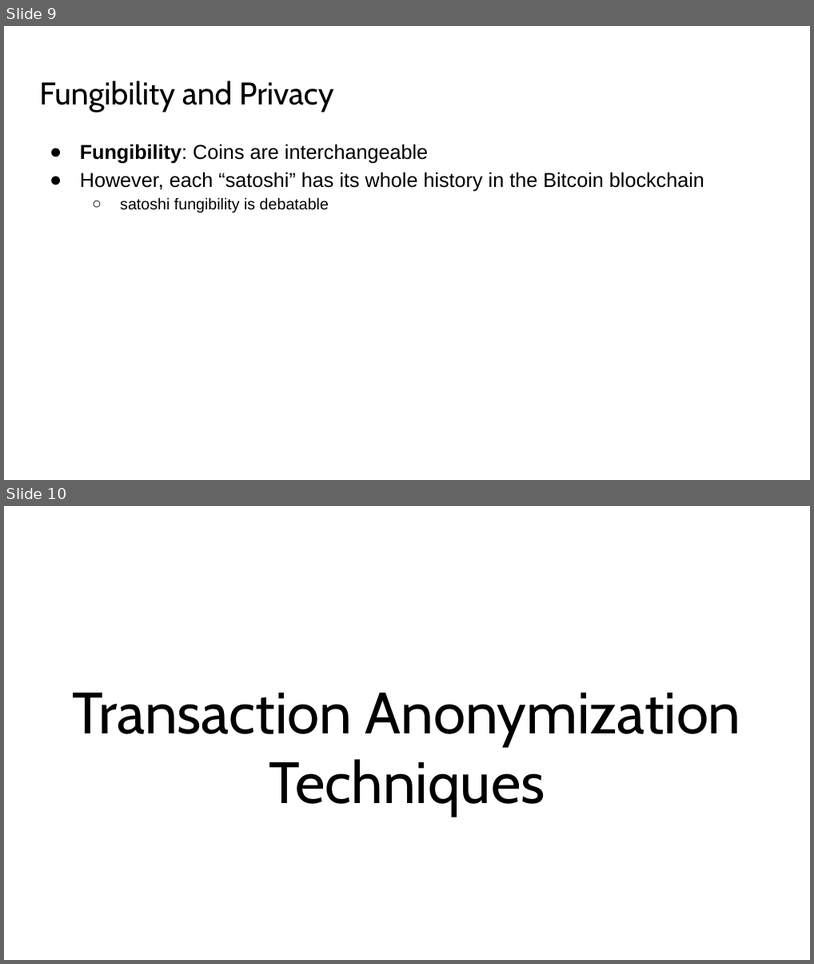
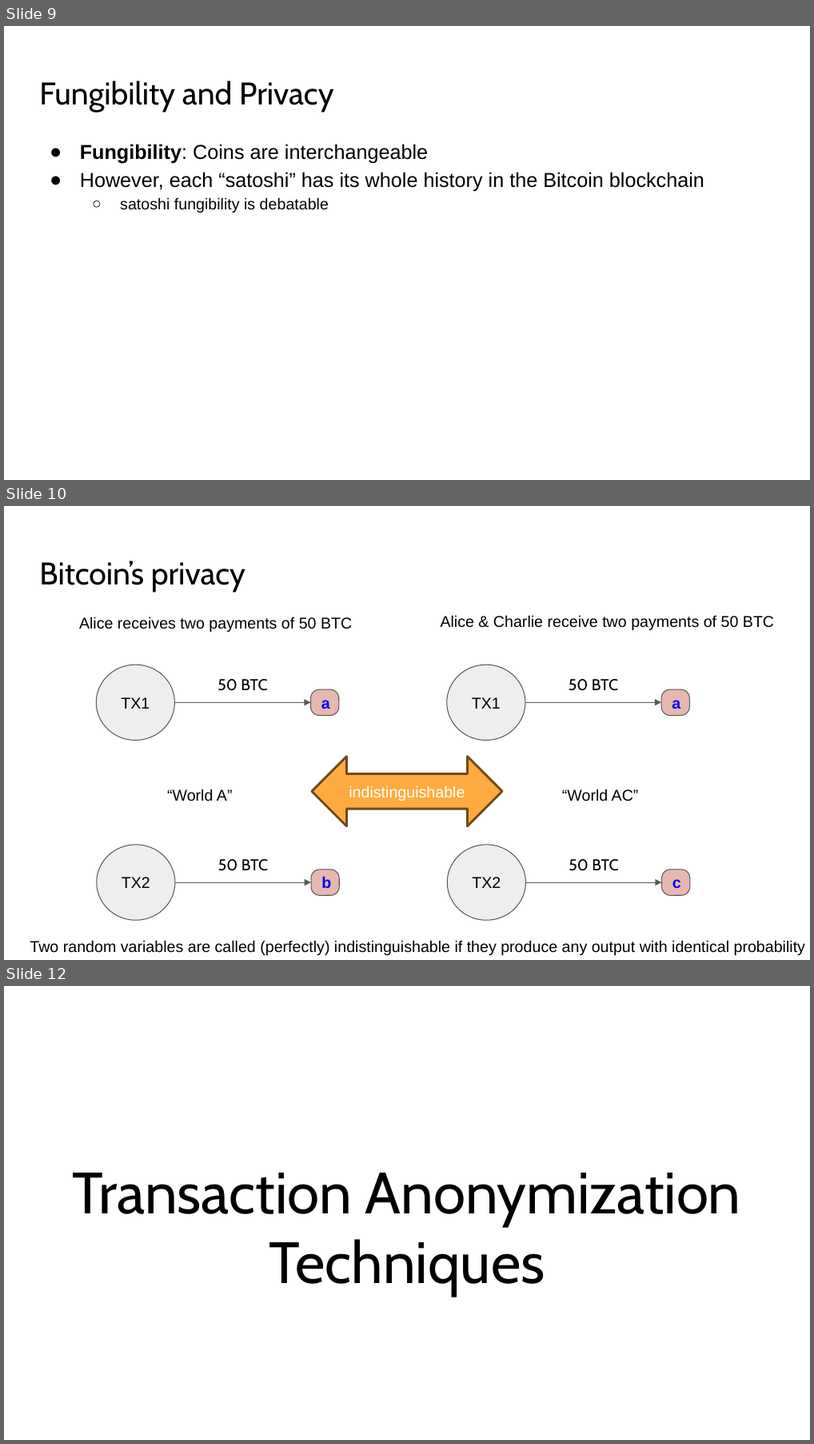
Before and after one commit to solegga/blockchaincourse, a slide deck: BDL2024 - 08 - Anonymity and Privacy, Network Security, Wallets.pptx. Shown one above the other, each under a label of ours: slides 9 and 10 before the commit, slides 9, 10 and 12 after it; the slides between them are not shown. The pictures are 814x964 and 814x1444 pixels, drawn with LibreOffice and Linux fonts; fonts in the diff are those of the drawing. Boxes give left, top, right and bottom in pixels: in the first picture for what was removed or moved away, otherwise in the second. Text is boxed around its words. In the diff, an @@ line names an element or a change of style, - is before the commit and + after.

```diff
--- a/BDL2024 - 08 - Anonymity and Privacy, Network Security, Wallets.pptx
+++ b/BDL2024 - 08 - Anonymity and Privacy, Network Security, Wallets.pptx
@@ slide 10 added at [4, 506, 810, 960], background #FFFFFF @@
@@ title added at [39, 560, 246, 592], 28 pt, text #000000 @@
+Bitcoin’s privacy
@@ text added at [79, 616, 352, 632], 14 pt, text #000000 @@
+Alice receives two payments of 50 BTC
@@ text added at [441, 615, 774, 630], 14 pt, text #000000 @@
+Alice & Charlie receive two payments of 50 BTC
@@ ellipse added at [96, 665, 174, 740], fill #EEEEEE, outline #595959 0.75 pt, 14 pt, text #000000 @@
+TX1
@@ ellipse added at [446, 665, 525, 740], fill #EEEEEE, outline #595959 0.75 pt, 14 pt, text #000000 @@
+TX1
@@ text added at [218, 679, 267, 691], 14 pt, text #000000 @@
+50 BTC
@@ rounded rectangle added at [311, 689, 339, 715], fill #E6B8AF, outline #595959 0.75 pt, 14 pt, text #0000FF, bold @@
+a
@@ text added at [569, 679, 618, 691], 14 pt, text #000000 @@
+50 BTC
@@ rounded rectangle added at [662, 689, 690, 715], fill #E6B8AF, outline #595959 0.75 pt, 14 pt, text #0000FF, bold @@
+a
@@ arrow added from (175, 702) to (311, 702), #595959 0.75 pt @@
@@ arrow added from (526, 702) to (662, 702), #595959 0.75 pt @@
@@ left right arrow added at [312, 756, 502, 826], fill #FFAB40, outline #704B1C 2 pt, 14 pt, text #FFFFFF @@
+indistinguishable
@@ text added at [167, 788, 233, 801], 14 pt, text #000000 @@
+“World A”
@@ text added at [562, 788, 639, 801], 14 pt, text #000000 @@
+“World AC”
@@ ellipse added at [97, 844, 175, 920], fill #EEEEEE, outline #595959 0.75 pt, 14 pt, text #000000 @@
+TX2
@@ text added at [218, 859, 268, 871], 14 pt, text #000000 @@
+50 BTC
@@ ellipse added at [447, 844, 526, 920], fill #EEEEEE, outline #595959 0.75 pt, 14 pt, text #000000 @@
+TX2
@@ text added at [569, 859, 618, 871], 14 pt, text #000000 @@
+50 BTC
@@ arrow added from (175, 882) to (311, 882), #595959 0.75 pt @@
@@ rounded rectangle added at [311, 869, 339, 895], fill #E6B8AF, outline #595959 0.75 pt, 14 pt, text #0000FF, bold @@
+b
@@ arrow added from (526, 882) to (662, 882), #595959 0.75 pt @@
@@ rounded rectangle added at [662, 869, 690, 895], fill #E6B8AF, outline #595959 0.75 pt, 14 pt, text #0000FF, bold @@
+c
@@ text added at [30, 940, 806, 955], 14 pt, text #000000 @@
+Two random variables are called (perfectly) indistinguishable if they produce any output with identical probability
@@ what was slide 10 is now slide 12 @@
```
Also in this commit, not shown: 15 slides changed, 1 other slide added.
